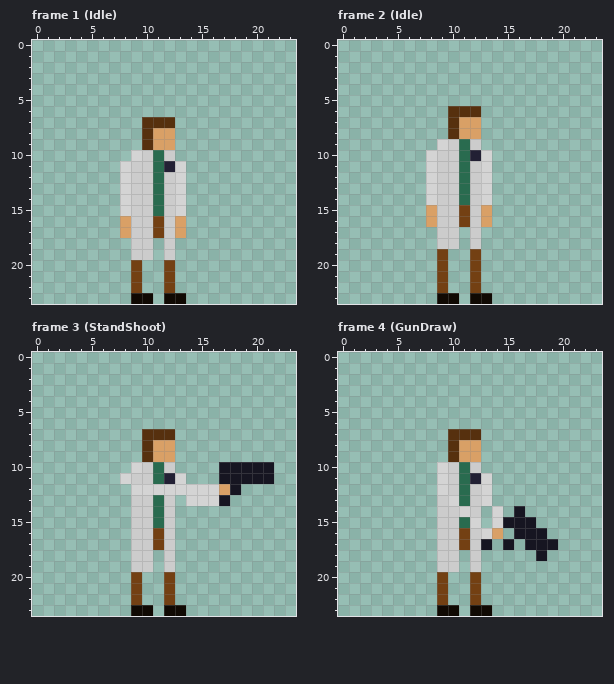
Edited in one commit: pixel-art file (art/ase/scientistHammer.aseprite). The picture above was drawn from the file before the commit.
24x24 pixels, 17 frames. Shown: frame 1 (Idle), frame 2 (Idle), frame 3 (StandShoot), frame 4 (GunDraw). The commit also changed other frames, which this record leaves out.
After:
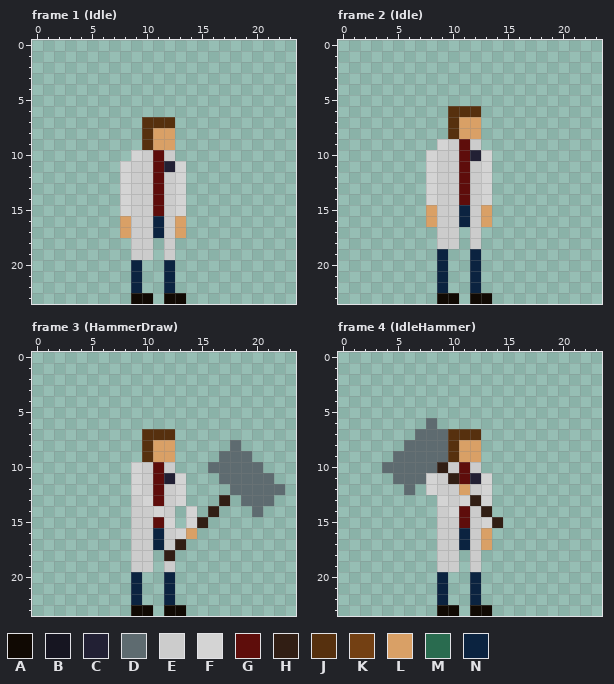
Palette (. is transparent): A #100903  B #161521  C #222034  D #5e6b70  E #cccccc  F #d4d4d4  G #5e0d0b  H #311e14  J #56300e  K #734013  L #d9a066  M #296b4f  N #0b2340
What changed:
--- frame 1 (Idle)
@@ x 7..14 @@
  9 ...JLL..
-10 ..FEME..
-11 .FEEMCF.
-12 .FEEMEF.
-13 .FEEMEF.
-14 .FEEMEF.
-15 .FEEMEF.
-16 .LEEKEL.
-17 .LEEKEL.
+10 ..FEGE..
+11 .FEEGCF.
+12 .FEEGEF.
+13 .FEEGEF.
+14 .FEEGEF.
+15 .FEEGEF.
+16 .LEENEL.
+17 .LEENEL.
 18 ..EE.E..
 19 ..EE.E..
-20 ..K..K..
-21 ..K..K..
-22 ..K..K..
+20 ..N..N..
+21 ..N..N..
+22 ..N..N..
 23 ..AA.AA.
--- frame 2 (Idle)
@@ x 7..14 @@
  8 ...JLL..
- 9 ..FEME..
-10 .FEEMCF.
-11 .FEEMEF.
-12 .FEEMEF.
-13 .FEEMEF.
-14 .FEEMEF.
-15 .LEEKEL.
-16 .LEEKEL.
+ 9 ..FEGE..
+10 .FEEGCF.
+11 .FEEGEF.
+12 .FEEGEF.
+13 .FEEGEF.
+14 .FEEGEF.
+15 .LEENEL.
+16 .LEENEL.
 17 ..EE.E..
 18 ..EE.E..
-19 ..K..K..
-20 ..K..K..
-21 ..K..K..
-22 ..K..K..
+19 ..N..N..
+20 ..N..N..
+21 ..N..N..
+22 ..N..N..
 23 ..AA.AA.
--- frame 3 (HammerDraw)
@@ x 0..23 @@
  7 ..........JJJ...........
- 8 ..........JLL...........
- 9 ..........JLL...........
-10 .........FEME....BBBBB..
-11 ........FEEMCF...BBBBB..
-12 .........FFFFFFFFLB.....
-13 .........EEME.FFFB......
-14 .........EEME...........
-15 .........EEME...........
-16 .........EEKE...........
-17 .........EEKE...........
-18 .........EE.E...........
+ 8 ..........JLL.....D.....
+ 9 ..........JLL....DDD....
+10 .........FEGE...DDDDD...
+11 .........FEGCF...DDDDD..
+12 .........FEGEF....DDDDD.
+13 .........EFGEF...H.DDD..
+14 .........EEFE.F.H...D...
+15 .........EEGF.FH........
+16 .........EENEFL.........
+17 .........EENEH..........
+18 .........EE.H...........
 19 .........EE.E...........
-20 .........K..K...........
-21 .........K..K...........
-22 .........K..K...........
+20 .........N..N...........
+21 .........N..N...........
+22 .........N..N...........
 23 .........AA.AA..........
--- frame 4 (IdleHammer)
@@ x 0..23 @@
  5 ........................
- 6 ........................
- 7 ..........JJJ...........
- 8 ..........JLL...........
- 9 ..........JLL...........
-10 .........FEME...........
-11 .........FEMCF..........
-12 .........FEMEF..........
-13 .........EFMEF..........
-14 .........EEFE.F.B.......
-15 .........EEMF.FBBB......
-16 .........EEKEFL.BBB.....
-17 .........EEKEB.B.BBB....
-18 .........EE.E.....B.....
+ 6 ........D...............
+ 7 .......DDDJJJ...........
+ 8 ......DDDDJLL...........
+ 9 .....DDDDDJLL...........
+10 ....DDDDDHEGE...........
+11 .....DDDFEHGCF..........
+12 ......D.FEELEF..........
+13 .........FEFHF..........
+14 .........EFGEH..........
+15 .........EEGEFH.........
+16 .........EENEL..........
+17 .........EENEL..........
+18 .........EE.E...........
 19 .........EE.E...........
-20 .........K..K...........
-21 .........K..K...........
-22 .........K..K...........
+20 .........N..N...........
+21 .........N..N...........
+22 .........N..N...........
 23 .........AA.AA..........
Pixel boxes of the changes (left, top, right, bottom) in both pictures:
changed: (131, 150, 175, 293)
changed: (437, 139, 481, 293)
changed: (120, 440, 285, 605)
changed: (382, 418, 558, 605)
